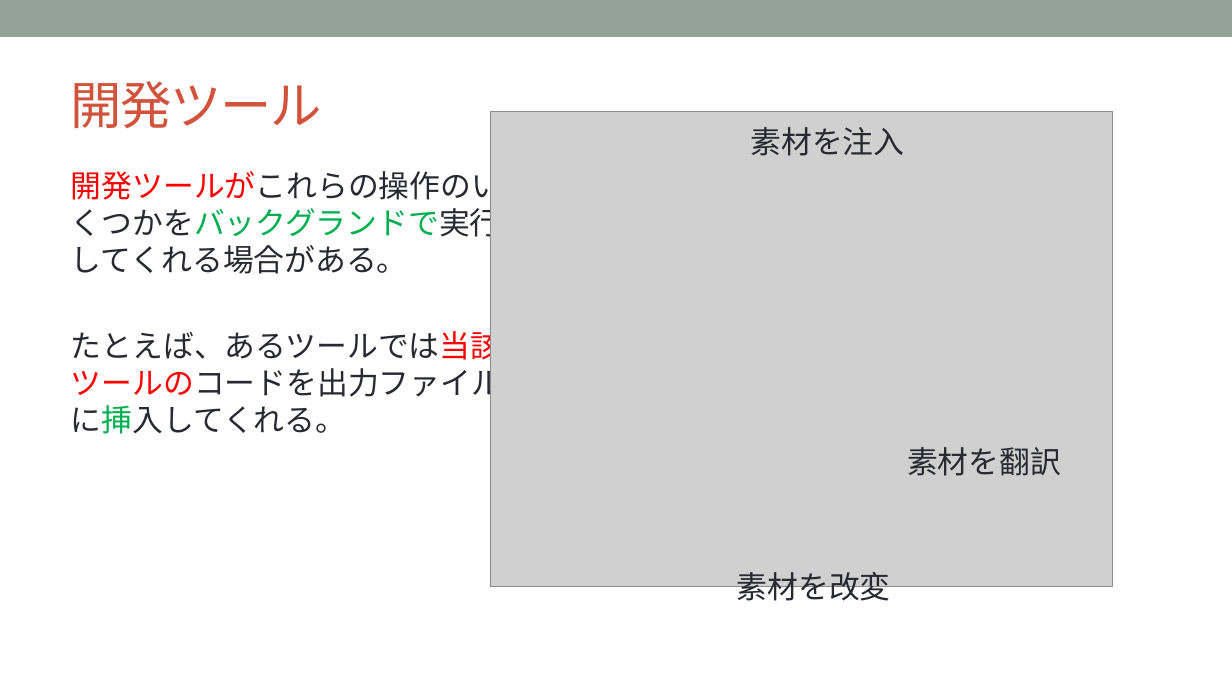
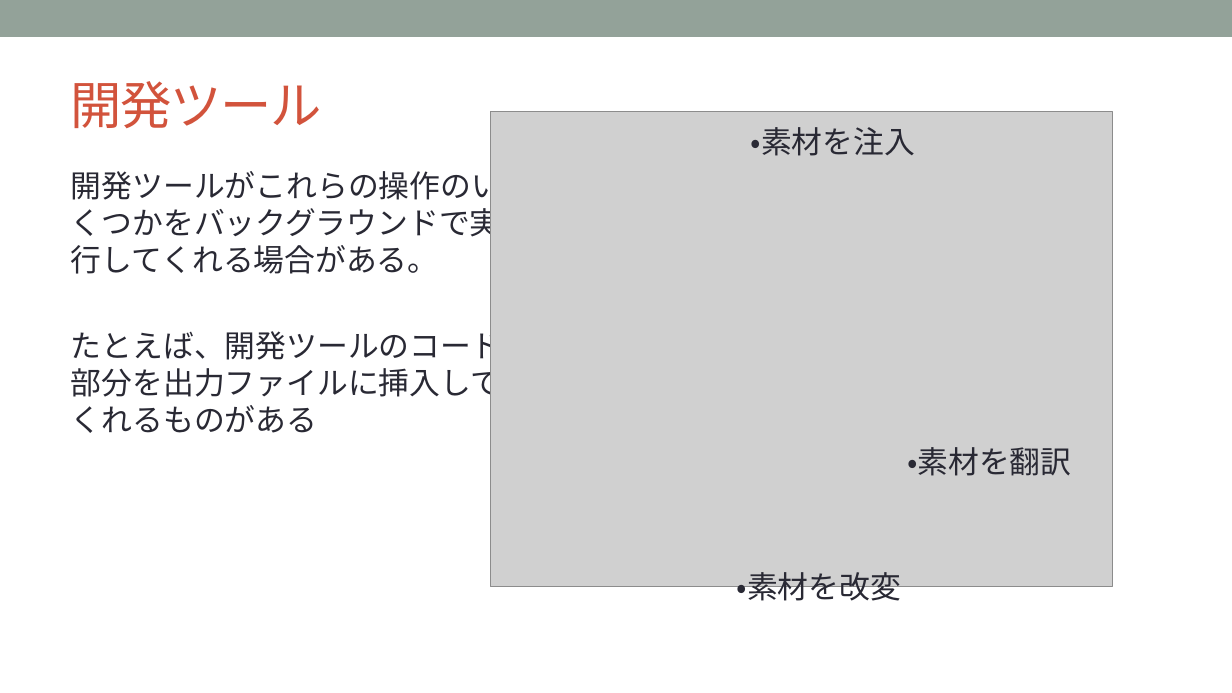
Before and after one commit to OpenChain-Project/Curriculum-Translation-JP, a slide deck: slide 39 of RC/openchain-curriculum-release-2-jp_rc1.0.pptx. Drawn at 1232x693 pixels with LibreOffice and Linux fonts; fonts in the diff are those of the drawing; grey boxes stand for pictures; background and template pictures are left out. Boxes give left, top, right and bottom in pixels: in the first picture for what was removed or moved away, otherwise in the second. Text is boxed around its words. In the diff, an @@ line names an element or a change of style, - is before the commit and + after.

```diff
--- a/RC/openchain-curriculum-release-2-jp_rc1.0.pptx
+++ b/RC/openchain-curriculum-release-2-jp_rc1.0.pptx
@@ text at (751, 127, 915, 156): text changed @@
-素材を注入
+・素材を注入
@@ text at (71, 165, 502, 433): text changed @@
-開発ツールがこれらの操作のいくつかをバックグランドで実行してくれる場合がある。
-たとえば、あるツールでは当該ツールのコードを出力ファイルに挿入してくれる。
+開発ツールがこれらの操作のいくつかをバックグラウンドで実行してくれる場合がある。
+たとえば、開発ツールのコード部分を出力ファイルに挿入してくれるものがある
@@ text at (907, 447, 1071, 476): text changed @@
-素材を翻訳
+・素材を翻訳
@@ text at (737, 572, 901, 607): text changed @@
-素材を改変
+・素材を改変
```
Also in this commit, not shown: 21 other slides changed.
